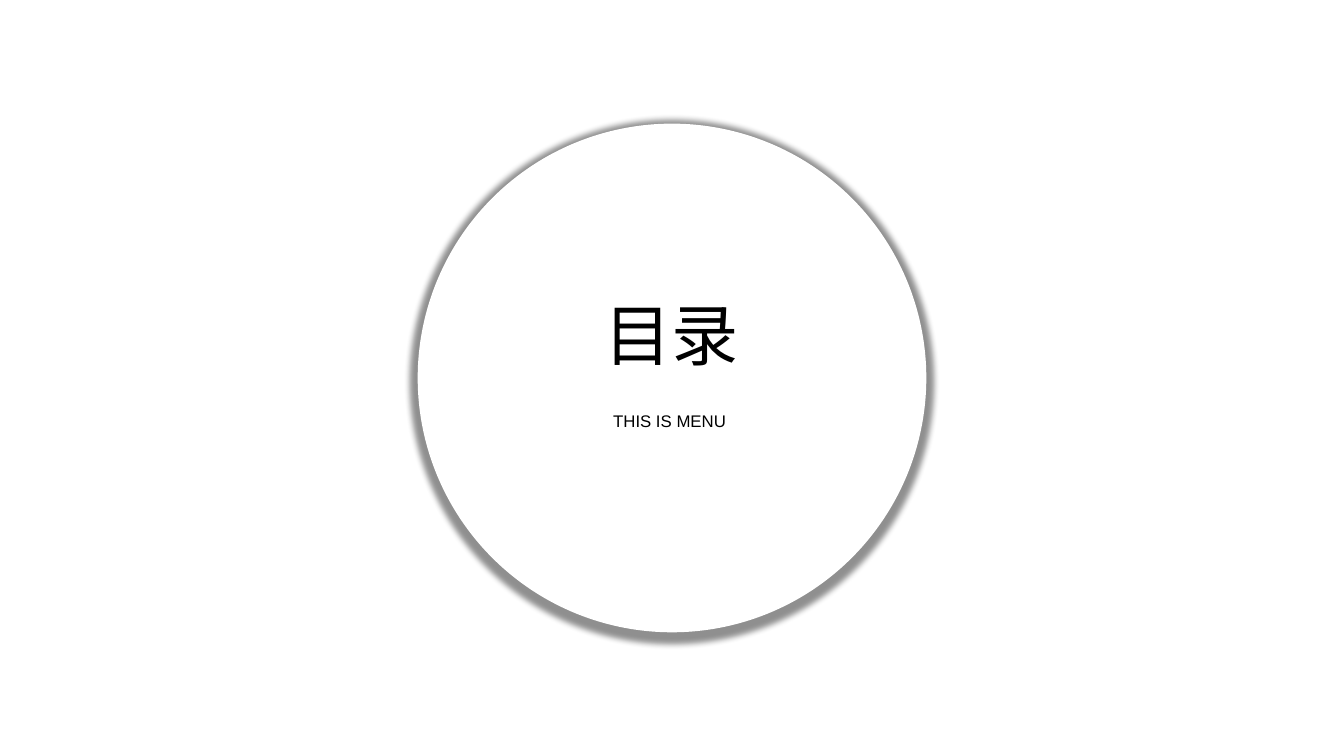
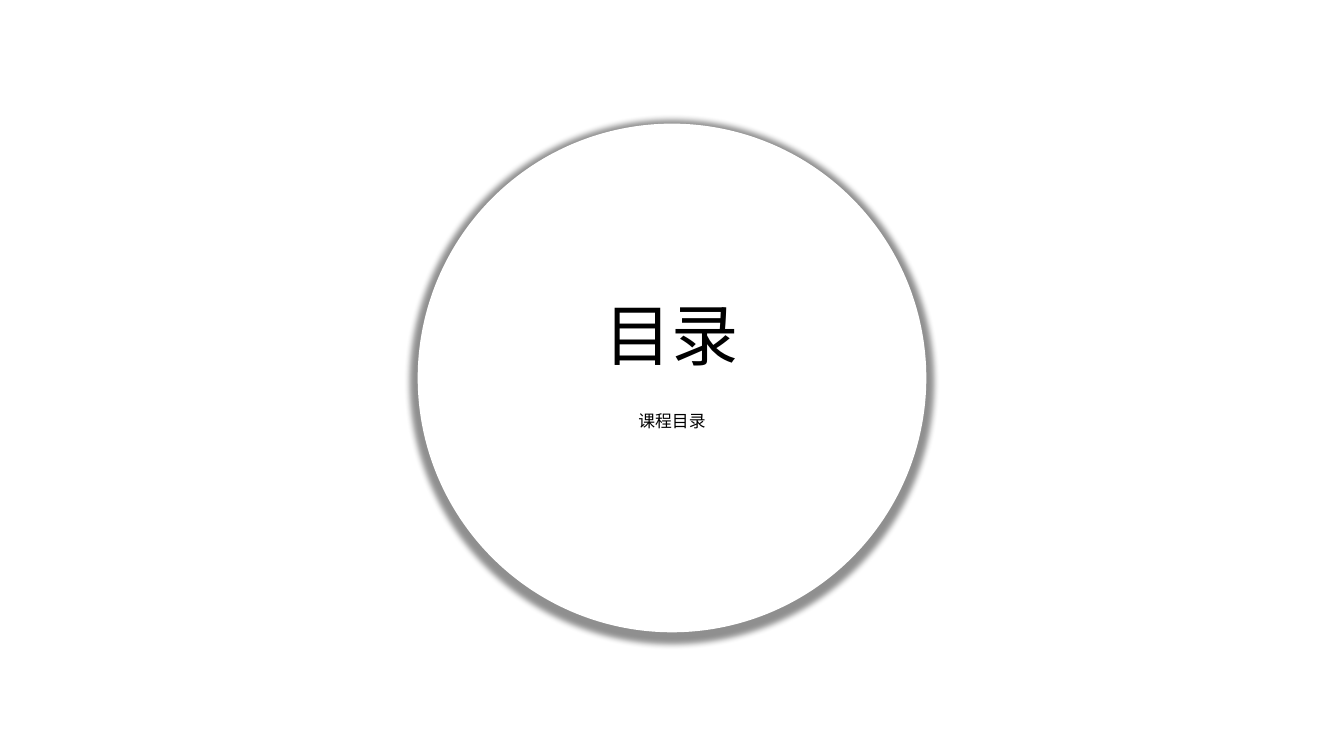
Before and after one commit to CowenZhengHao/ajax, a slide deck: slide 3 of 课件.pptx (slide 4 before the commit). Drawn at 1344x756 pixels with LibreOffice and Linux fonts; fonts in the diff are those of the drawing; background and template pictures are left out. Boxes give left, top, right and bottom in pixels: in the first picture for what was removed or moved away, otherwise in the second. Text is boxed around its words. In the diff, an @@ line names an element or a change of style, - is before the commit and + after.

```diff
--- a/课件.pptx
+++ b/课件.pptx
@@ text at (x1=638, y1=413, x2=705, y2=429): text changed @@
-THIS IS MENU
+课程目录
```
Also in this commit, not shown: 5 other slides changed, 1 slide added, 1 slide removed.
